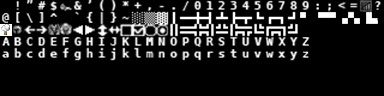
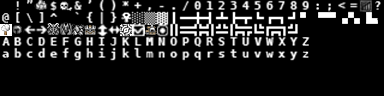
Layers edited between the first and the second 384px x 96px image:
renamed "Capa 2" to "Layer 6", painted on it over [34, 0, 157, 36]
removed layer "Capa 3" over [34, 0, 157, 36]
renamed "dejavu10x10" to "Main", painted on it over [34, 0, 157, 36]
